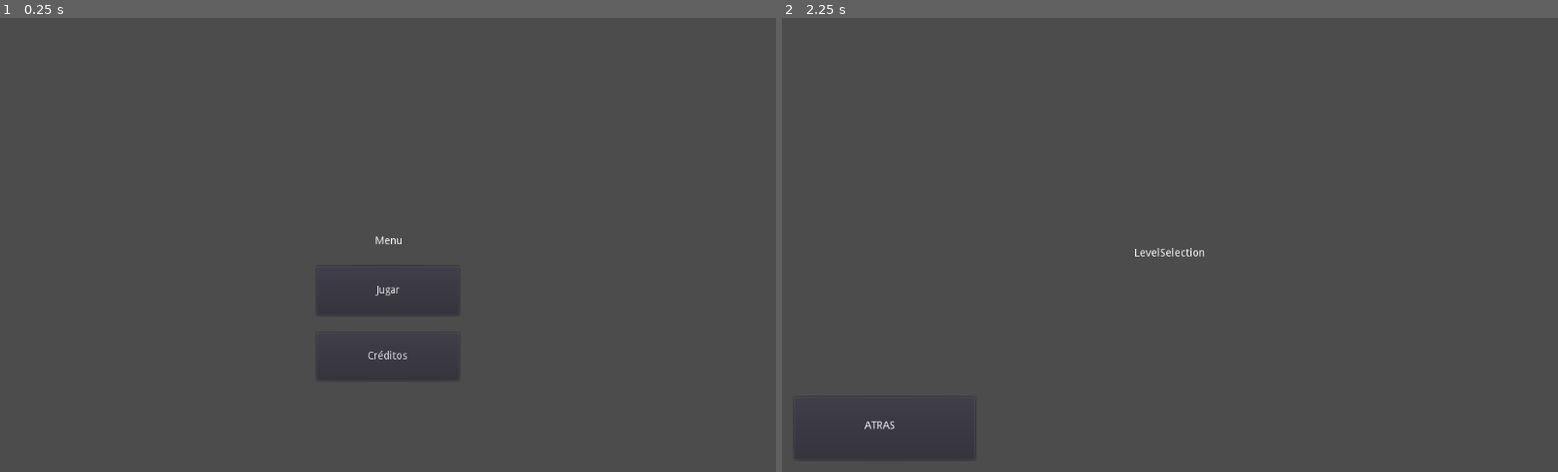
Above: before the commit, frames 1-2 (left to right).
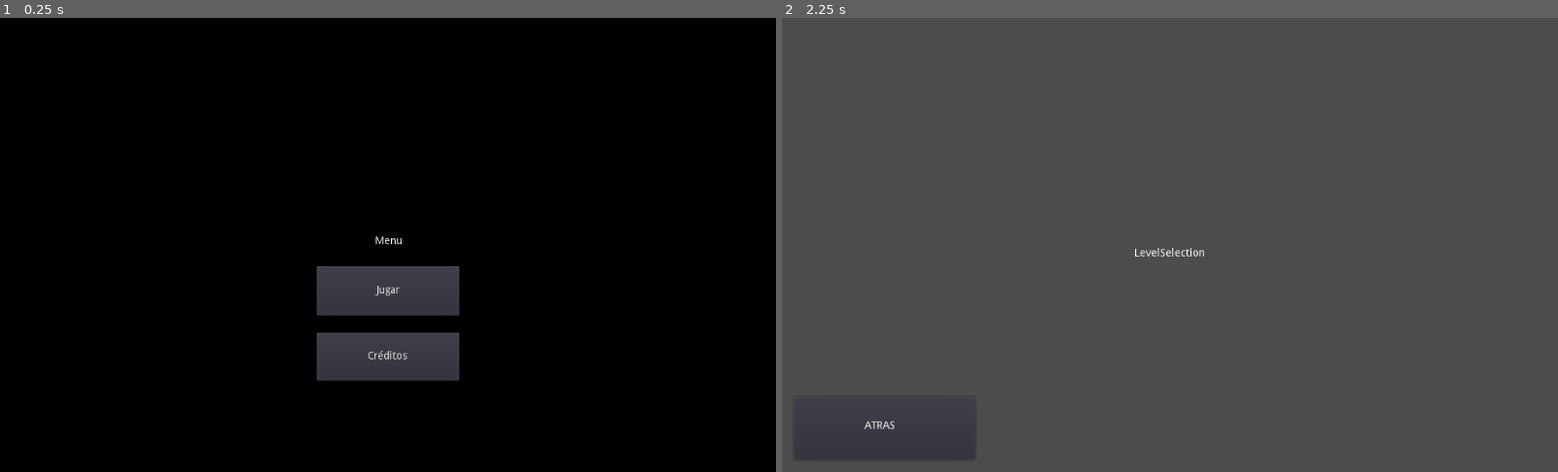
Above: after the commit, the same moments.

Repository: Gonzaa392/ProgramacionParcialN2
Game: Godot game, scene res://Scenes/Menu/Menu.tscn
The game is run twice, just before and just after one commit, with the same random seed, the same clock (stepped at 60 frames per second) and the same inputs.
Inputs:
- Up to frame 1 (0.25 s): no input
- Up to frame 2 (2.25 s): click "Jugar" at 0.5 s; click "ATRAS" at 1.25 s; click "Jugar" at 2 s

The runs differ from the first frame. In frame 1, 96% of the frame differs, in the area x 0-100%, y 0-100%; in frame 2, nothing differs.

Commit message:
Fondo Menú

Diff:
--- a/Parcial Programación - N°2/Scenes/Menu/Menu.tscn
+++ b/Parcial Programación - N°2/Scenes/Menu/Menu.tscn
@@ -1,8 +1,14 @@
-[gd_scene load_steps=2 format=2]
+[gd_scene load_steps=3 format=2]
 
 [ext_resource path="res://Scripts/Button.gd" type="Script" id=1]
+[ext_resource path="res://PNG/NakfHv4.jpeg" type="Texture" id=2]
 
 [node name="Node2D" type="Node2D"]
+
+[node name="NakfHv4" type="Sprite" parent="."]
+position = Vector2( 512.508, 300.276 )
+scale = Vector2( 0.715008, 0.237097 )
+texture = ExtResource( 2 )
 
 [node name="Label" type="Label" parent="."]
 margin_left = 2.25989
Binary file added: Parcial Programación - N°2/PNG/NakfHv4.jpeg
Not shown, added: Parcial Programación - N°2/PNG/NakfHv4.jpeg.import
